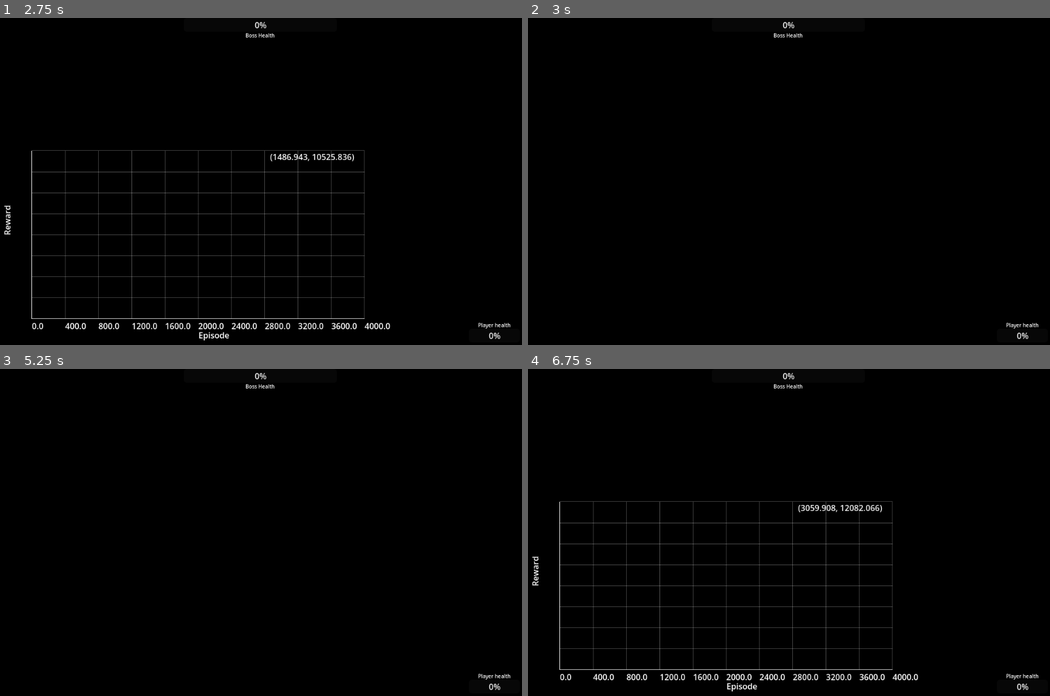
Above: before the commit, frames 1-4 (two rows, left to right).
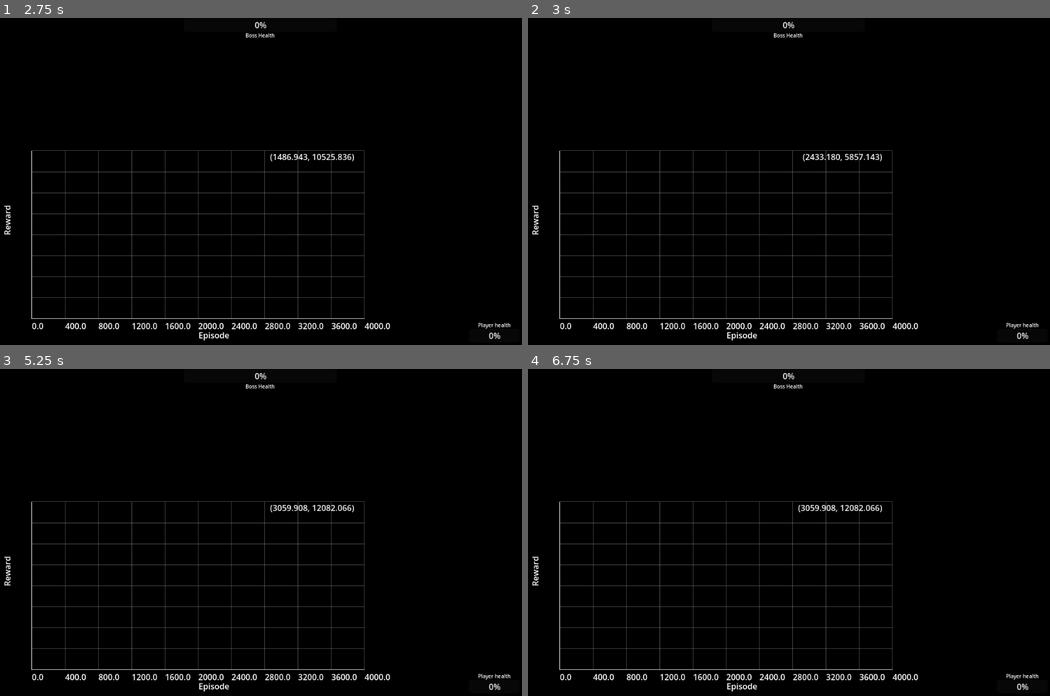
Above: after the commit, the same moments.

Repository: ElTomyDev/jueguito-para-los-pibardos-2
Game: Godot game, scene res://assets/scenes/worlds/level_1.tscn
Two runs of this game, one before a commit and one after it. Both use one fixed random seed, a clock stepped at 60 frames per second and the inputs below. The engine's default icon, where the game draws it, is replaced by a stand-in: a white triangle on a blue panel in a dark square.
Inputs (mouse positions are in pixels of both pictures, inside the frame that each line leads up to):
- Up to frame 1 (2.75 s): tap Enter at 0.5, 2 s; move the mouse to (375, 165) at 0.52 s; press the mouse at (375, 165) at 0.53 s; tap Space at 1.25 s; move the mouse to (156, 197) at 1.27 s; release the mouse at (156, 197) at 1.28 s; tap M (is_automatic_player) at 1.35 s; click (156, 197) at 1.55 s; move the mouse to (313, 109) at 2.02 s; press the mouse at (313, 109) at 2.03 s
- Up to frame 2 (3 s): tap Space at 2.75 s; move the mouse to (762, 246) at 2.77 s; release the mouse at (762, 246) at 2.78 s; tap O (toggle_graphs) at 2.85 s
- Up to frame 3 (5.25 s): click (234, 597) at 3.05 s; tap Enter at 3.5 s; move the mouse to (417, 581) at 3.52 s; press the mouse at (417, 581) at 3.53 s; tap I (toggle_train_info) at 3.6 s; tap Space at 4.25 s; move the mouse to (104, 483) at 4.27 s; release the mouse at (104, 483) at 4.28 s; click (104, 483) at 4.35 s; move the mouse to (287, 532) at 5.02 s; press the mouse at (287, 532) at 5.03 s; tap M (is_automatic_player) at 5.1 s
- Up to frame 4 (6.75 s): move the mouse to (710, 450) at 5.77 s; release the mouse at (710, 450) at 5.78 s; click (710, 450) at 5.85 s; move the mouse to (903, 516) at 6.52 s; press the mouse at (903, 516) at 6.53 s; tap O (toggle_graphs) at 6.6 s

Frame 1 is identical in both runs. In frame 2, 2.8% of the frame differs, in the area x 0-75%, y 40-99%; in frame 3, 2.8%; in frame 4, nothing differs.
Error before the commit: Parse Error: Invalid argument for "update()" function: argument 3 should be "PlayerController" but is "Array". (res://assets/scripts/simulation_manager.gd:72)
Error after the commit: Cannot call method 'instantiate' on a null value. (res://assets/scripts/simulation_manager.gd:250)

Commit message:
Ultima refactorizacion

Diff:
--- a/assets/scenes/characters/player_controller.tscn
+++ b/assets/scenes/characters/player_controller.tscn
@@ -7,6 +7,7 @@
 [ext_resource type="Script" uid="uid://cqjn8cs6vpvfh" path="res://assets/scripts/characters/player/adjustable_jump.gd" id="5_xjp6k"]
 [ext_resource type="Script" uid="uid://chbyod06mnen5" path="res://assets/scripts/attacks/shot_attack.gd" id="6_btdcj"]
 [ext_resource type="Script" uid="uid://dv8tqb8qgxvle" path="res://assets/scripts/characters/damage_area.gd" id="7_btdcj"]
+[ext_resource type="Script" uid="uid://dt0e8ldysgcra" path="res://assets/scripts/characters/player/player_collisions.gd" id="7_q1qul"]
 
 [sub_resource type="RectangleShape2D" id="RectangleShape2D_vwu8u"]
 size = Vector2(24, 24)
@@ -51,6 +52,9 @@
 [node name="ShotPoint" type="Node2D" parent="PlayerMechanics/Attacks/Shot"]
 position = Vector2(12, 0)
 
+[node name="Collisions" type="Node2D" parent="PlayerMechanics"]
+script = ExtResource("7_q1qul")
+
 [node name="DamageArea" type="Area2D" parent="." groups=["Players"]]
 collision_layer = 0
 collision_mask = 4
@@ -59,4 +63,4 @@
 [node name="CollisionShape2D" type="CollisionShape2D" parent="DamageArea"]
 shape = SubResource("CircleShape2D_8ckkg")
 
-[connection signal="body_entered" from="DamageArea" to="." method="_on_damage_area_body_entered"]
+[connection signal="body_entered" from="DamageArea" to="PlayerMechanics/Collisions" method="_on_damage_area_body_entered"]
--- /dev/null
+++ b/assets/scripts/characters/player/player_collisions.gd
@@ -0,0 +1,16 @@
+extends Node2D
+class_name PlayerCollision
+
+var player: PlayerController
+
+func setup(body: PlayerController) -> void:
+	player = body
+
+func _apply_damage(damage:float) -> void:
+	player.health -= damage
+
+func _on_damage_area_body_entered(bullet: Bullet) -> void:
+	if is_instance_valid(bullet):
+		if bullet.is_in_group("Bullets") and bullet.group_target == "Players":
+			_apply_damage(bullet.damage)
+			bullet.delete_bullet(player.near_boss, player)
--- a/assets/scripts/characters/player/player_controller.gd
+++ b/assets/scripts/characters/player/player_controller.gd
@@ -6,6 +6,7 @@
 @onready var smooth_movement: PlayerSmoothMovement = $PlayerMechanics/SmoothMovement as PlayerSmoothMovement
 @onready var adjustable_jump: PlayerAdjustableJump = $PlayerMechanics/AdjustableJump as PlayerAdjustableJump
 @onready var shot_attack: ShotAttack = $PlayerMechanics/Attacks/Shot as ShotAttack
+@onready var collisions: PlayerCollision = $PlayerMechanics/Collisions as PlayerCollision
 
 @onready var damage_area: DamageArea = $DamageArea as DamageArea
 
@@ -66,6 +67,7 @@
 	adjustable_jump.setup(self)
 	damage_area.setup(self)
 	shot_attack.setup(self)
+	collisions.setup(self)
 	return self
 
 # MOVER A OTRO LADO
@@ -221,8 +223,3 @@
 # ------------------
 # --- Colisiones ---
 # ------------------
-func _on_damage_area_body_entered(bullet: Bullet) -> void:
-	if is_instance_valid(bullet):
-		if bullet.is_in_group("Bullets") and bullet.group_target == "Players":
-			damage_area.apply_damage(bullet.damage)
-			bullet.delete_bullet(near_boss, self)
--- a/assets/scripts/rewards_manager.gd
+++ b/assets/scripts/rewards_manager.gd
@@ -179,11 +179,11 @@
 	var max_steps  = float(GlobalConst.MAX_STEP_FOR_EPISODE)
 	var time_ratio = 1.0 - clamp(steps_used / max_steps, 0.0, 1.0)
 
-	if (not is_instance_valid(player) and player.health <= 0.0):
+	if (not is_instance_valid(player) or player.health <= 0.0):
 		GlobalVars.boss_wins += 1
 		return TERM_WIN_BASE + time_ratio * TERM_WIN_TIME_BONUS  # 100..130
 
-	if is_instance_valid(boss) and boss.health <= 0.0:
+	if is_instance_valid(boss) or boss.health <= 0.0:
 		var player_dmg_ratio = 0.0
 		if is_instance_valid(player):
 			player_dmg_ratio = 1.0 - (player.health / player.max_health)
--- a/assets/scripts/simulation_manager.gd
+++ b/assets/scripts/simulation_manager.gd
@@ -13,7 +13,7 @@
 var best_avg_reward: float = -INF
 var best_avg_episode: int = 0
 
-var rewards_manager: RewardsManager
+@onready var rewards_manager: RewardsManager = $RewardsManager as RewardsManager
 
 var boss: BossController = null
 var player: PlayerController = null
@@ -47,7 +47,7 @@
 	# Verificaciones antes de correr un paso
 	if is_resetting: return
 	if not is_instance_valid(boss): return
-	if player.is_empty(): return
+	if not is_instance_valid(player): return
 
 	nn_client.poll()
 
@@ -69,7 +69,7 @@
 		_handle_episode_end()
 
 func _update_step(delta) -> void:
-	boss.update(delta, nn_outputs, [player])
+	boss.update(delta, nn_outputs, player)
 	player.update(delta, boss, bullets, current_episode)
 	for b in bullets:
 		b.update(delta)
@@ -77,6 +77,7 @@
 func _init_simulation() -> void:
 	Engine.time_scale = 1.0
 	Engine.max_physics_steps_per_frame = 1
+	rewards_manager.setup(self)
 	nn_client = NNClient.new()
 	_load_train_data(GlobalConst.BEST_TRAIN_DATA_PATH if load_best_model else GlobalConst.TRAIN_DATA_PATH)
 	_reset_episode()
@@ -85,14 +86,14 @@
 func _handle_episode_end() -> void:
 	is_resetting = true
 
-	var boss_win: bool = (not is_instance_valid(player) and player.health <= 0.0)
+	var boss_win: bool = (not is_instance_valid(player) or player.health <= 0.0)
 
 	# Actualizar ventana de win rate ANTES de calcular final reward
 	_boss_win_rate_window.append(boss_win)
 	if _boss_win_rate_window.size() > DIFFICULTY_WINDOW:
 		_boss_win_rate_window.pop_front()
 	if _boss_win_rate_window.size() >= DIFFICULTY_WINDOW:
-		update_difficulty(_boss_win_rate_window)
+		_update_difficulty(_boss_win_rate_window)
 
 	var timed_out: bool = current_step >= GlobalConst.MAX_STEP_FOR_EPISODE
 	var final_reward: float = rewards_manager.calculate_final_reward(boss, player, current_step)
@@ -114,7 +115,7 @@
 
 	_reset_episode()
 
-func update_difficulty(boss_win_rate_window: Array) -> void:
+func _update_difficulty(boss_win_rate_window: Array) -> void:
 	# Calcula win rate del boss_scene en la ventana
 	var wins = boss_win_rate_window.count(true)
 	var win_rate = float(wins) / float(boss_win_rate_window.size())
@@ -124,8 +125,6 @@
 		GlobalVars.player_difficulty = clamp(GlobalVars.player_difficulty + 0.02, 0.0, 1.0)
 	elif win_rate < 0.09:
 		GlobalVars.player_difficulty = clamp(GlobalVars.player_difficulty - 0.01, 0.0, 1.0)
-
-
 
 # ------
 # Inputs
@@ -140,7 +139,6 @@
 	var rel_vel          = Vector2.ZERO
 	var time_since_last: float
 
-
 	if is_instance_valid(boss_i.near_player):
 		dist_to_player = clamp(
 			boss_i.global_position.distance_to(boss_i.near_player.global_position) / GlobalConst.game_size.length(),
@@ -156,7 +154,7 @@
 		time_since_last = 1.0
 	else:
 		time_since_last = clamp(
-			float(GlobalVars.current_step - src_last_shot) / float(GlobalConst.MAX_STEP_FOR_EPISODE),
+			float(current_step - src_last_shot) / float(GlobalConst.MAX_STEP_FOR_EPISODE),
 			0.0, 1.0
 		)
 
@@ -213,7 +211,7 @@
 		player_vel.x,
 		player_vel.y,
 		dist_to_center,
-		float(boss_i.current_action)/ len(boss_i.current_action),
+		float(boss_i.current_action)/ len(boss_i.boss_actions),
 		clamp(current_step / float(GlobalConst.MAX_STEP_FOR_EPISODE), 0.0, 1.0),
 		clamp(boss_i.damage / boss_i.max_damage, 0.0, 1.0),
 		mouse_pos.x / GlobalConst.game_size.x,
@@ -245,6 +243,7 @@
 	nn_outputs["move_dir"]   = [0.0, 0.0]
 	nn_outputs["shot_angle"] = 0.0
 	nn_outputs["action"]     = 0
+	rewards_manager.reset()
 	_spawn_entities()
 
 func _spawn_entities() -> void:
--- a/assets/scripts/ui/train_data.gd
+++ b/assets/scripts/ui/train_data.gd
@@ -32,8 +32,23 @@
 var _last_plotted_episode: int = -1
 var _ui_frame_counter: int = 0
 
-@warning_ignore("unused_parameter")
-func _process(delta: float) -> void:
+func update(
+	current_episode:int,
+	current_step:int,
+	current_reward:float,
+	shot_impact:Vector2,
+	best_avg_reward:float,
+	best_avg_episode:int,
+	boss_wins:int,
+	player_wins:int,
+	timeouts:int,
+	player_difficulty:float,
+	player_pos: Vector2,
+	boss_pos: Vector2,
+	move_dir:Array,
+	shot_angle: float,
+	action: int
+) -> void:
 	update_info_view()
 	_ui_frame_counter += 1
 	if view_graph:
@@ -43,29 +58,60 @@
 		reward_graph.visible = false
 
 	if view_train_info and _ui_frame_counter % 6 == 0:
-		update_train_labels()
-		update_nn_labels()
+		update_train_labels(
+			current_episode,
+			current_step,
+			current_reward,
+			shot_impact,
+			best_avg_reward,
+			best_avg_episode,
+			boss_wins,
+			player_wins,
+			timeouts,
+			player_difficulty,
+			player_pos,
+			boss_pos
+		)
+		update_nn_labels(
+			move_dir,
+			shot_angle,
+			action
+		)
 
-func update_train_labels() -> void:
-	episode_label.text = "Episode: %d" % [GlobalVars.current_episode]
-	step_label.text = "Step: %d" % [GlobalVars.current_step]
-	reward_label.text = "Reward: %d" % [GlobalVars.current_reward]
-	last_shot_impact_label.text = "Shot Impact To Player: (%d, %d)" % [GlobalVars.shot_impact.x, GlobalVars.shot_impact.y]
-	best_avg_reward_label.text = "Best Avg Reward: %.2f" % [GlobalVars.best_avg_reward]
-	best_episode_label.text = "Best Episode: %d" % [GlobalVars.best_avg_episode]
-	boss_win_label.text = "Boss Wins: %d" % [GlobalVars.boss_wins]
-	player_win_label.text = "Player Wins: %d" % [GlobalVars.player_wins]
-	timeouts_label.text = "Timeouts: %d" % [GlobalVars.timeouts]
-	player_difficulty_label.text = "Player difficulty: %.4f" % [GlobalVars.player_difficulty]
-	if is_instance_valid(GlobalVars.players[0]):
-		player_pos_label.text = "Player Position: (%d, %d)" % [GlobalVars.players[0].global_position.x, GlobalVars.players[0].global_position.y]
-	if is_instance_valid(GlobalVars.boss):
-		boss_pos_label.text = "Boss Position: (%d, %d)" % [GlobalVars.boss.global_position.x, GlobalVars.boss.global_position.y]
+func update_train_labels(
+	current_episode:int,
+	current_step:int,
+	current_reward:float,
+	shot_impact:Vector2,
+	best_avg_reward:float,
+	best_avg_episode:int,
+	boss_wins:int,
+	player_wins:int,
+	timeouts:int,
+	player_difficulty:float,
+	player_pos: Vector2,
+	boss_pos: Vector2) -> void:
+	episode_label.text = "Episode: %d" % [current_episode]
+	step_label.text = "Step: %d" % [current_step]
+	reward_label.text = "Reward: %d" % [current_reward]
+	last_shot_impact_label.text = "Shot Impact To Player: (%d, %d)" % [shot_impact.x, shot_impact.y]
+	best_avg_reward_label.text = "Best Avg Reward: %.2f" % [best_avg_reward]
+	best_episode_label.text = "Best Episode: %d" % [best_avg_episode]
+	boss_win_label.text = "Boss Wins: %d" % [boss_wins]
+	player_win_label.text = "Player Wins: %d" % [player_wins]
+	timeouts_label.text = "Timeouts: %d" % [timeouts]
+	player_difficulty_label.text = "Player difficulty: %.4f" % [player_difficulty]
+	player_pos_label.text = "Player Position: (%d, %d)" % [player_pos.x, player_pos.y]
+	boss_pos_label.text = "Boss Position: (%d, %d)" % [boss_pos.x, boss_pos.y]
 
-func update_nn_labels() -> void:
-	move_dir_label.text = "Move Dir[0][1]: (%.2f, %.2f)" % [GlobalVars.nn_outputs["move_dir"][0], GlobalVars.nn_outputs["move_dir"][1]]
-	shot_angle_label.text = "Shot Angle[2]: %.2f" % [GlobalVars.nn_outputs["shot_angle"]]
-	action_label.text = "Action[3]: %d" % [GlobalVars.nn_outputs["action"]]
+func update_nn_labels(
+	move_dir:Array,
+	shot_angle: float,
+	action: int
+) -> void:
+	move_dir_label.text = "Move Dir[0][1]: (%.2f, %.2f)" % [move_dir[0], move_dir[1]]
+	shot_angle_label.text = "Shot Angle[2]: %.2f" % [shot_angle]
+	action_label.text = "Action[3]: %d" % [action]
 
 func update_info_view() -> void:
 	if Input.is_action_just_pressed("toggle_train_info"):
Not shown: 1 places in assets/scenes/characters/player_controller.tscn that only renumber resources
Not shown, added: assets/scripts/characters/player/player_collisions.gd.uid
